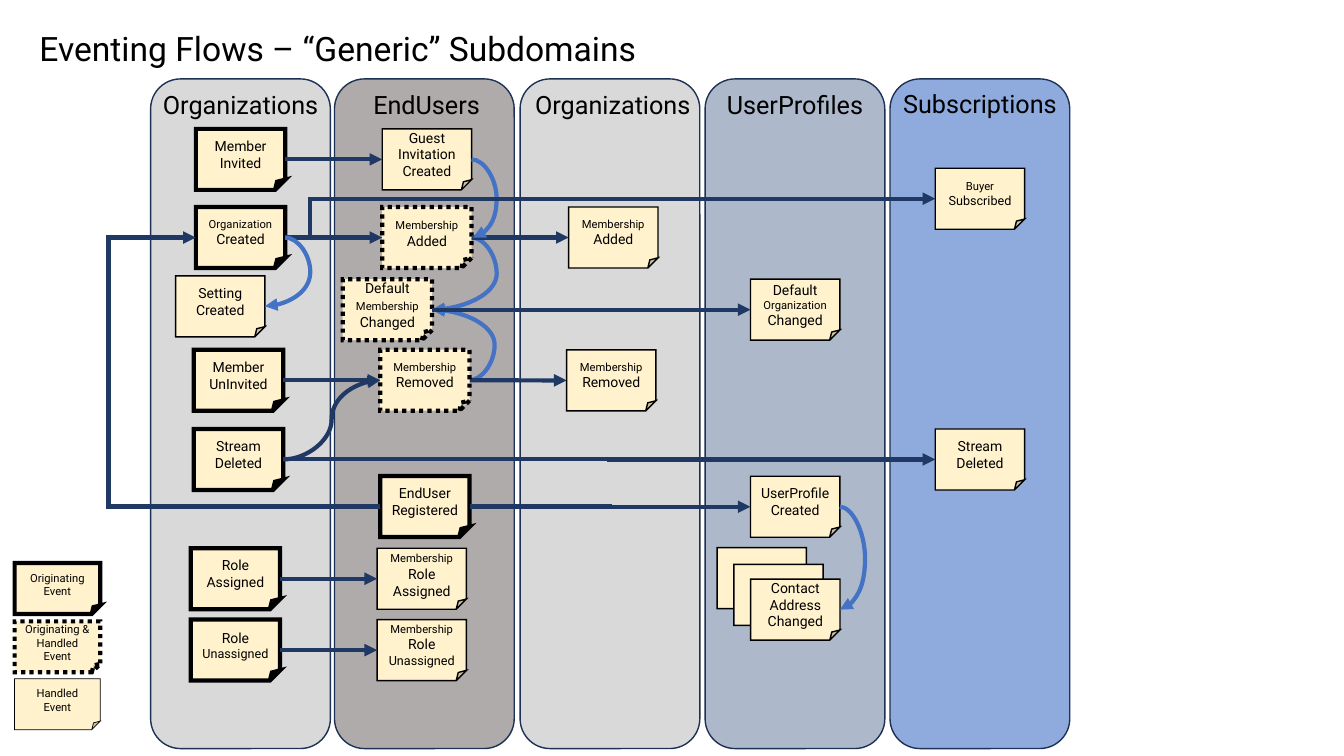
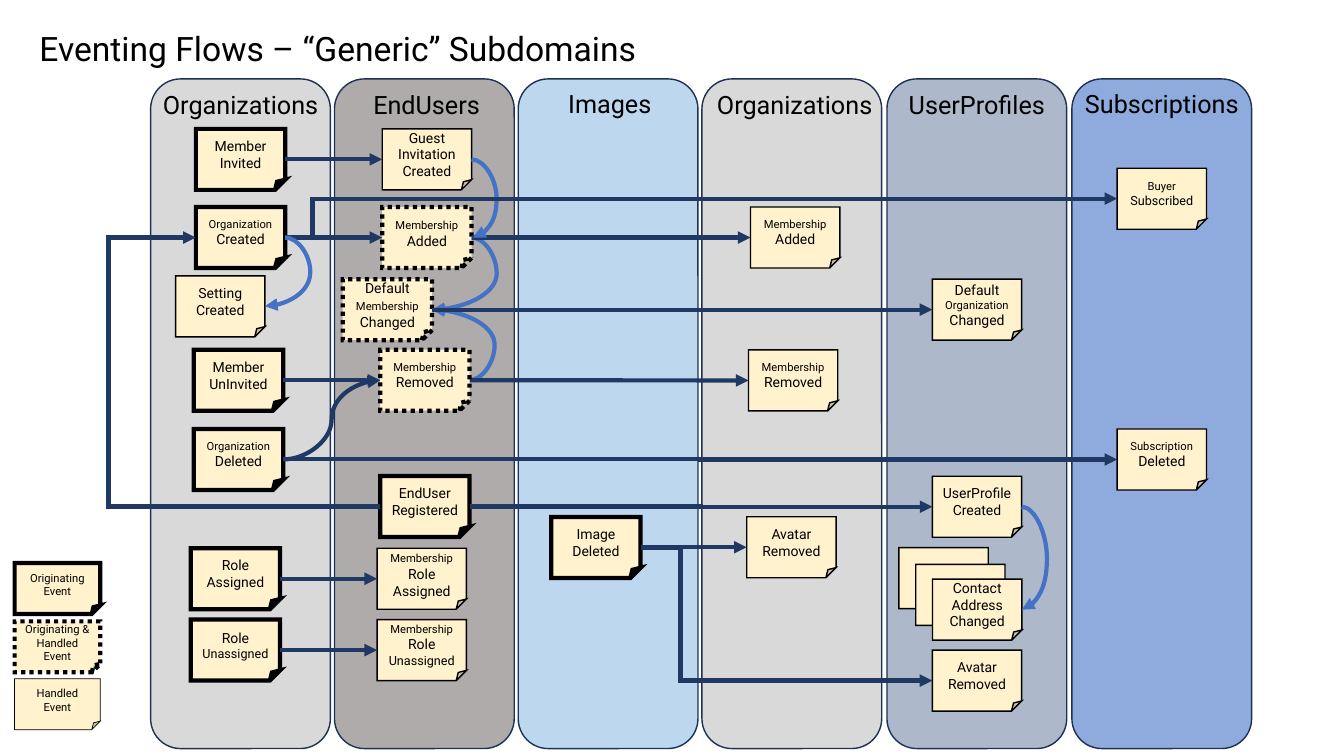
Before and after one commit to jezzsantos/saastack, a slide deck: slide 12 of docs/images/Sources.pptx. Drawn at 1344x756 pixels with LibreOffice and Linux fonts; fonts in the diff are those of the drawing. Boxes give left, top, right and bottom in pixels: in the first picture for what was removed or moved away, otherwise in the second. Text is boxed around its words. In the diff, an @@ line names an element or a change of style, - is before the commit and + after.

Commit message:
Added deleting of images, to clean up avatars. #4

```diff
--- a/docs/images/Sources.pptx
+++ b/docs/images/Sources.pptx
@@ rounded rectangle added at box(518, 79, 698, 748), fill #BDD7EE, outline #1E3256 1 pt @@
@@ text "Subscriptions": place and size @@
-text "Subscriptions" at box(903, 94, 1057, 118)
+text "Subscriptions" at box(1085, 94, 1239, 118)
@@ text added at box(568, 95, 651, 119), 18 pt, text #000000 @@
+Images
@@ elbow arrow moved from (285, 238) - (936, 199) to (285, 238) - (1117, 199) @@
@@ arrow moved from (472, 238) - (569, 238) to (472, 238) - (751, 238) @@
@@ arrow moved from (433, 310) - (751, 310) to (433, 310) - (933, 310) @@
@@ arrow moved from (470, 380) - (567, 380) to (470, 380) - (749, 380) @@
@@ text in folded corner at box(207, 442, 270, 453): text changed; size 10 to 8 pt @@
-Stream
+Organization
@@ 9 folded corners, 3 rounded rectangles, 2 texts, 1 curved arrow: place and size @@
-9 folded corners, 3 rounded rectangles, 2 texts, 1 curved arrow at box(520, 79, 1070, 748)
+9 folded corners, 3 rounded rectangles, 2 texts, 1 curved arrow at box(702, 79, 1251, 748)
@@ text in folded corner at box(1130, 441, 1193, 466): text changed; size 10 to 8 pt @@
-Stream Deleted
+Subscription
+Deleted
@@ elbow arrow moved from (283, 460) - (936, 460) to (283, 460) - (1117, 460) @@
@@ elbow arrow moved from (470, 507) - (751, 507) to (470, 507) - (933, 507) @@
@@ folded corner added at box(552, 517, 641, 579), fill #FFF2CC, outline #000000 3 pt, 10 pt, text #000000 @@
+Image
+Deleted
@@ folded corner added at box(747, 517, 837, 579), fill #FFF2CC, outline #000000 1 pt, 10 pt, text #000000 @@
+Avatar Removed
@@ elbow arrow added from (641, 547) to (747, 547), #203864 3 pt @@
@@ elbow arrow added from (641, 547) to (933, 681), #203864 3 pt @@
@@ folded corner added at box(933, 650, 1022, 712), fill #FFF2CC, outline #000000 1 pt, 10 pt, text #000000 @@
+Avatar Removed
```
Also in this commit, not shown: 53 other files.
